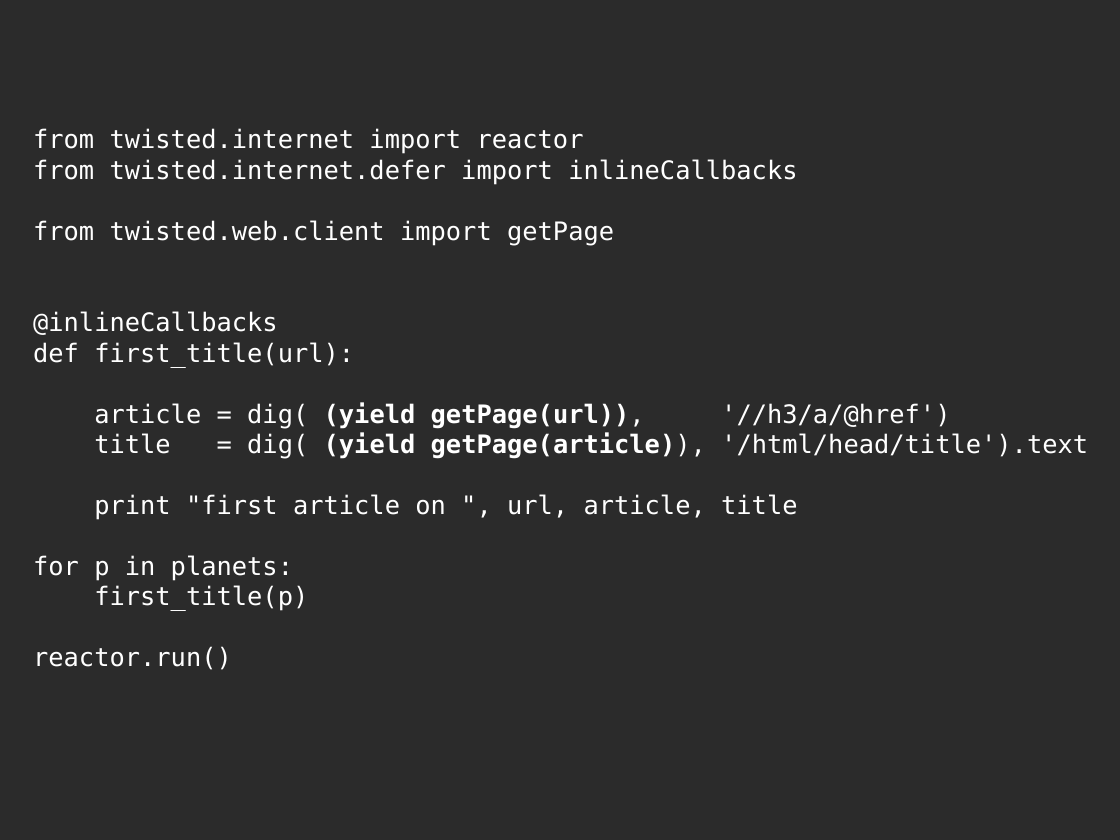
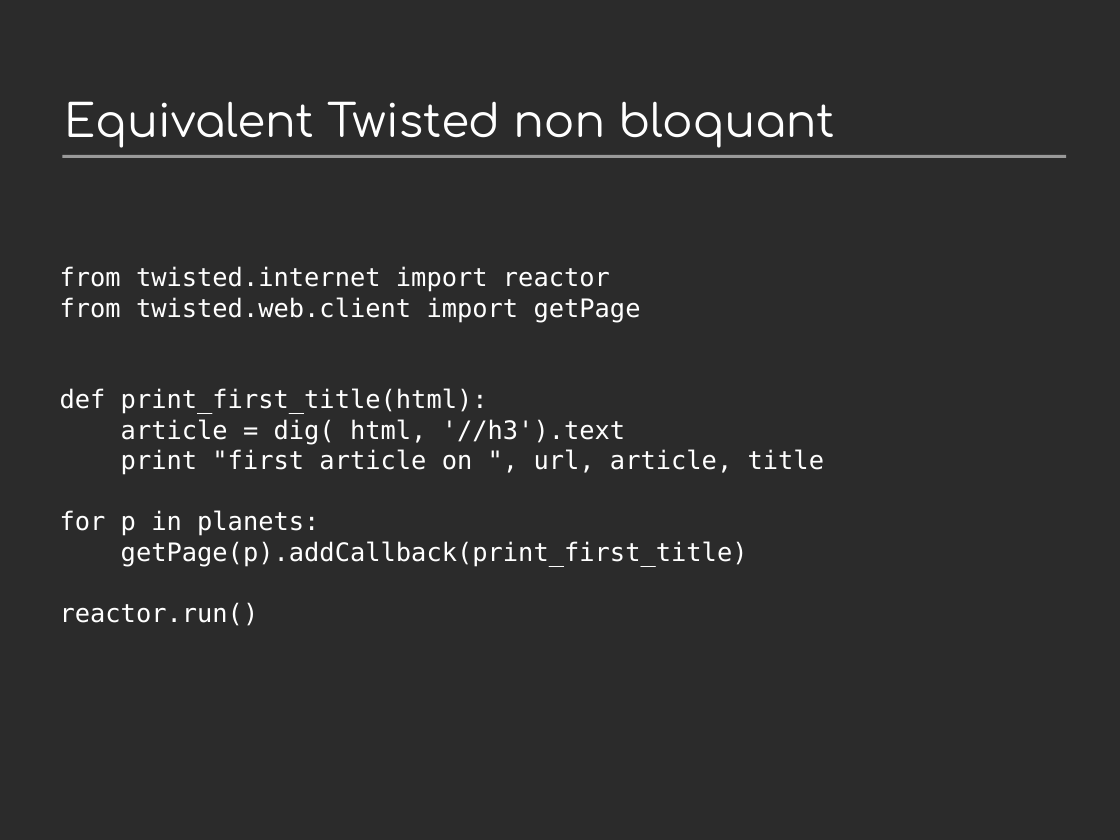
Before and after one commit to jdb/jdb.github.com, a slide deck: slide 8 of imap_idle/pycon-presentation/imap-idle-makingoff.odp. Drawn at 1120x840 pixels with LibreOffice and Linux fonts; fonts in the diff are those of the drawing; background and template pictures are left out; a plain dark background stands for a picture behind light text. Boxes give left, top, right and bottom in pixels: in the first picture for what was removed or moved away, otherwise in the second. Text is boxed around its words. In the diff, an @@ line names an element or a change of style, - is before the commit and + after.

```diff
--- a/imap_idle/pycon-presentation/imap-idle-makingoff.odp
+++ b/imap_idle/pycon-presentation/imap-idle-makingoff.odp
@@ title added at [64, 101, 834, 147], 32 pt, text #FFFFFF @@
+Equivalent Twisted non bloquant
@@ line added from (62, 157) to (1066, 157), #999999 2.15 pt @@
@@ title at [60, 266, 824, 626]: text changed @@
-from twisted.internet import reactor
-from twisted.internet.defer import inlineCallbacks
-from twisted.web.client import getPage
-@inlineCallbacks
-def first_title(url):
-article = dig( (yield getPage(url)), '//h3/a/@href')
-title = dig( (yield getPage(article)), '/html/head/title').text
-print "first article on ", url, article, title
-for p in planets:
-first_title(p)
-reactor.run()
+from twisted.internet import reactor
+from twisted.web.client import getPage
+def print_first_title(html):
+article = dig( html, '//h3').text
+print "first article on ", url, article, title
+for p in planets:
+getPage(p).addCallback(print_first_title)
+reactor.run()
```
Also in this commit, not shown: 6 other slides changed, 27 slides added, 9 slides removed, 3 other files.
